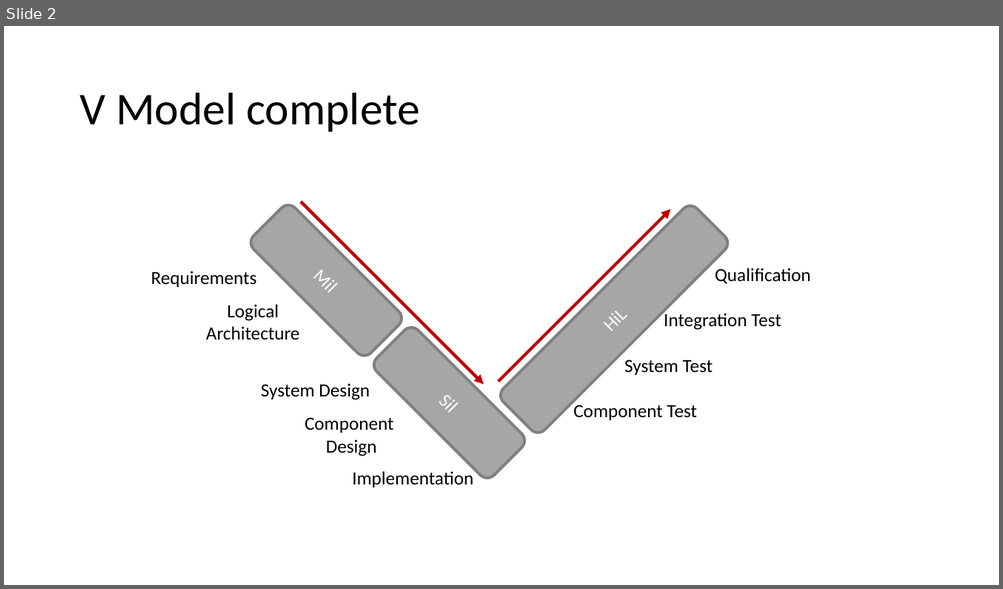
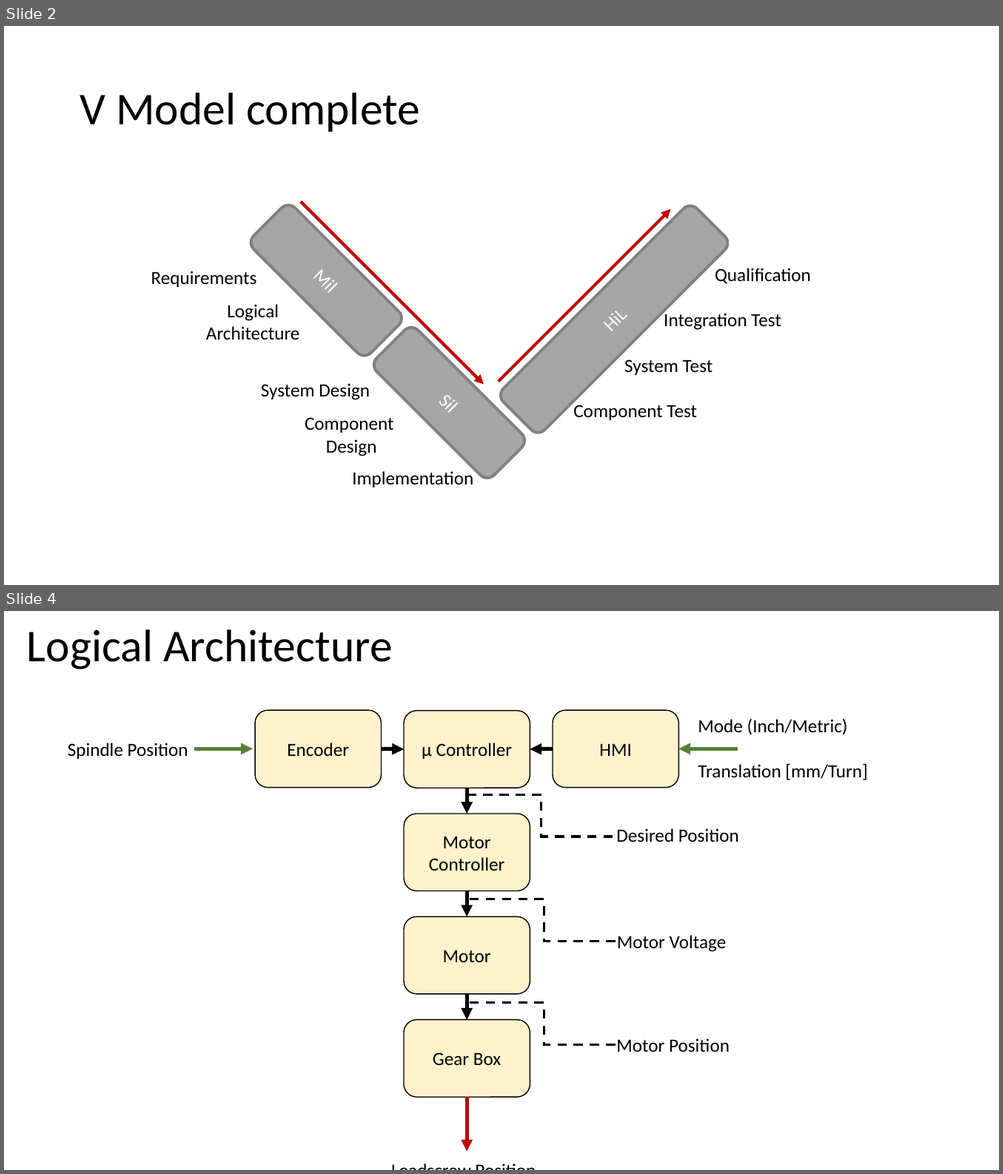
Before and after one commit to lukasschwoerer/MechProjELS, a slide deck: Report/Pictures/Pictures.pptx. Shown one above the other, each under a label of ours: slide 2 before the commit, slides 2 and 4 after it; the slides between them are not shown. The pictures are 1003x589 and 1003x1174 pixels, drawn with LibreOffice and Linux fonts; fonts in the diff are those of the drawing. Boxes give left, top, right and bottom in pixels: in the first picture for what was removed or moved away, otherwise in the second. Text is boxed around its words. In the diff, an @@ line names an element or a change of style, - is before the commit and + after.

```diff
--- a/Report/Pictures/Pictures.pptx
+++ b/Report/Pictures/Pictures.pptx
@@ slide 4 added at <box>4,611,999,1170</box>, background #FFFFFF @@
@@ title added at <box>27,629,392,669</box>, 44 pt, text #000000 @@
+Logical Architecture
@@ group added at <box>68,710,867,1170</box>: 8 arrows, 7 texts, 6 rounded rectangles, 3 elbow lines @@
+Encoder
+µ Controller
+HMI
+Motor
+Controller
+Motor
+Gear Box
+Mode (Inch/Metric)
+Translation [mm/Turn]
+Spindle Position
+Desired Position
+Motor Voltage
+Motor Position
+Leadscrew Position
```
Also in this commit, not shown: 3 slides changed, 1 other slide added, 6 slides removed, 29 other files.
